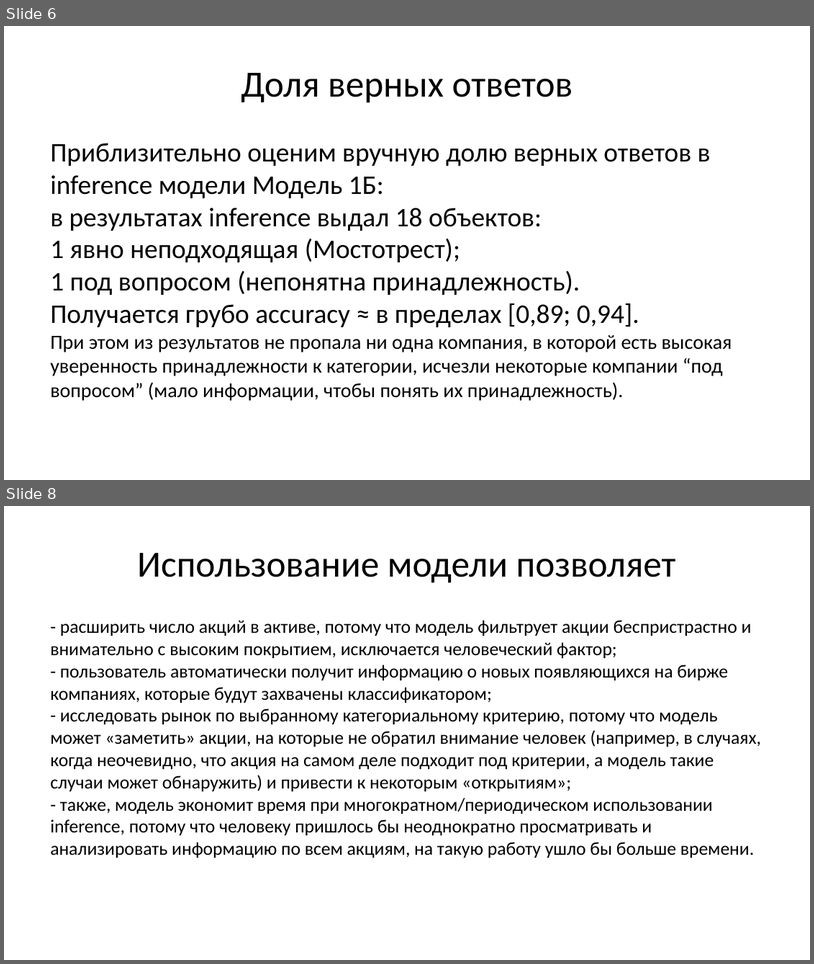
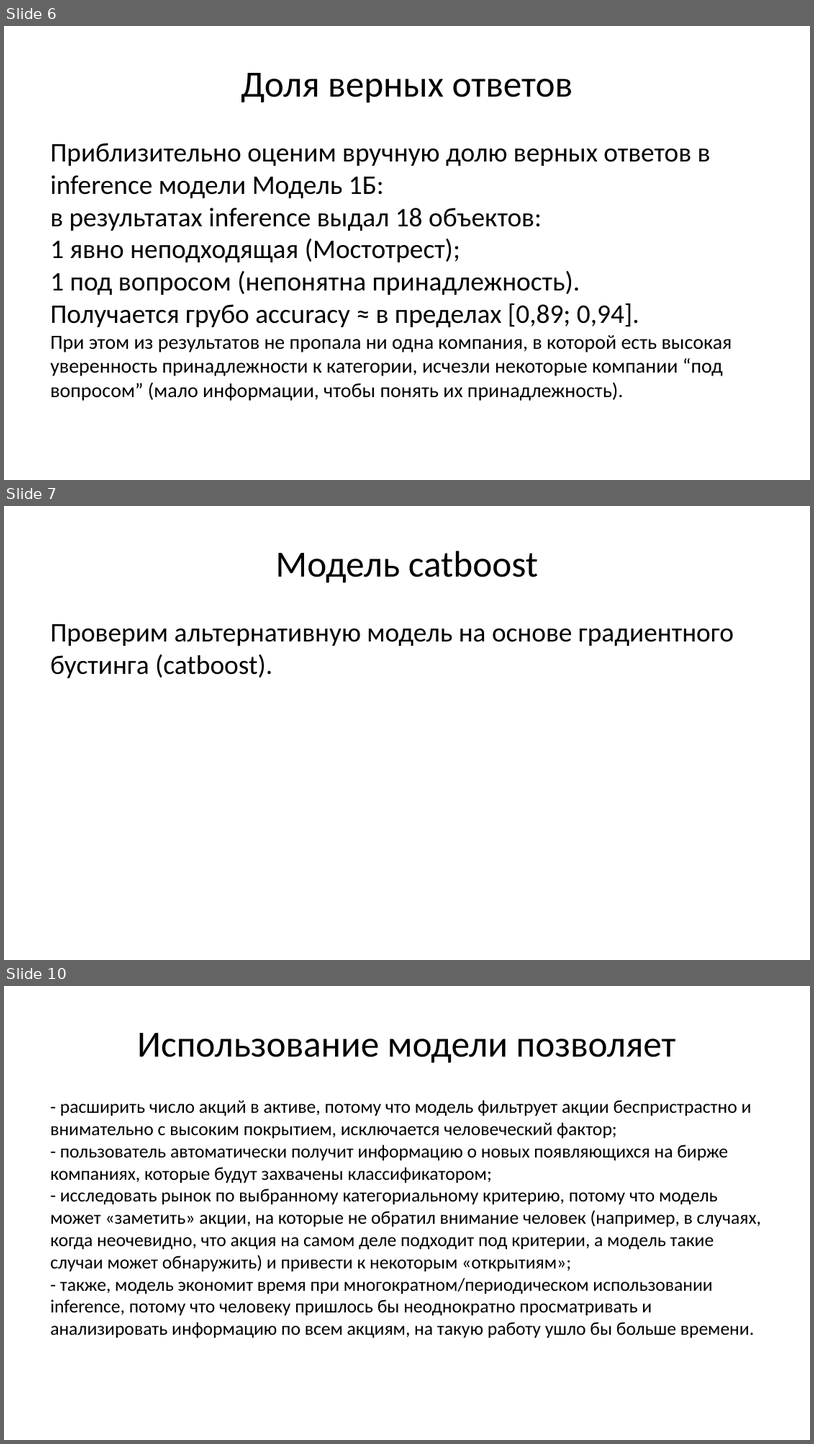
Before and after one commit to Charles-Wi/OtusML, a slide deck: Diploma/User cases при использовании моделей.pptx. Shown one above the other, each under a label of ours: slides 6 and 8 before the commit, slides 6, 7 and 10 after it; the slides between them are not shown. The pictures are 814x964 and 814x1444 pixels, drawn with LibreOffice and Linux fonts; fonts in the diff are those of the drawing. Boxes give left, top, right and bottom in pixels: in the first picture for what was removed or moved away, otherwise in the second. Text is boxed around its words. In the diff, an @@ line names an element or a change of style, - is before the commit and + after.

```diff
--- a/Diploma/User cases при использовании моделей.pptx
+++ b/Diploma/User cases при использовании моделей.pptx
@@ slide 7 added at [4,506,810,960], background #FFFFFF @@
@@ title added at [275,551,538,583], 44 pt, text #000000 @@
+Модель catboost
@@ text added at [50,624,734,678], 32 pt, text #000000 @@
+Проверим альтернативную модель на основе градиентного бустинга (catboost).
@@ what was slide 8 is now slide 10 @@
```
Also in this commit, not shown: 1 slide changed, 1 other slide added, 9 other files.
